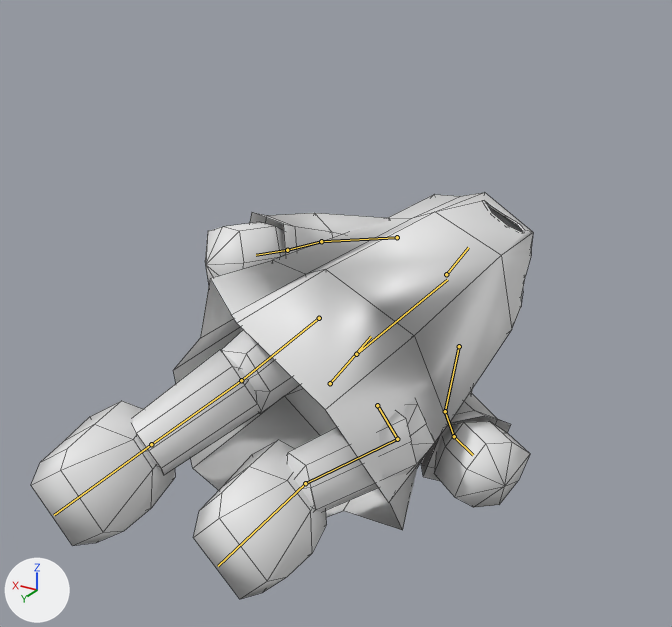
The FBX model Assets/Prefabs/Player/Spook/Player Spook_anims.fbx, before and after one commit.
Both versions are drawn from a 50 mm camera at (-1.092, 1.859, 1.595) aimed at (0.037, -0.023, 0.654). The axes (+X, +Y, +Z) are drawn at lower left. The lights are the same throughout. Both versions are drawn at frame 21 of the action 'SpookyDash_Run'; the numbers are the values there. The bones that bend it are drawn over the model as lines. Mesh edges are drawn as thin lines.

Names of what the first picture shows: 'body_pattern', 'left_arm', 'left_foot_black', 'left_hand_black', 'left_leg_black', 'right_arm', 'right_foot_black', 'right_hand_black', 'right_leg_black'.
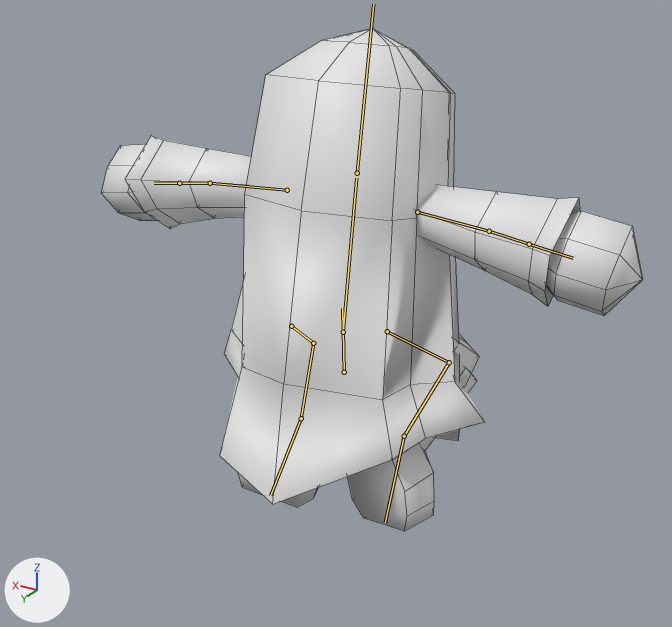
Pixel boxes (x1, y1, x2, y2) of what changed, in the pictures (672 x 627 px):
'body_pattern', posed (26% narrower, 40% taller)
    before: (173, 192, 533, 530)
    after: (220, 29, 485, 504)
'right_foot_black', posed
    before: (31, 401, 175, 545)
    after: (348, 443, 434, 531)
'right_arm', posed
    before: (250, 212, 390, 255)
    after: (415, 185, 580, 306)
'left_foot_black', posed
    before: (193, 440, 327, 599)
    after: (239, 474, 319, 507)
'right_leg_black', posed
    before: (133, 330, 300, 474)
    after: (419, 335, 479, 451)
'right_hand_black', posed
    before: (205, 222, 285, 283)
    after: (546, 211, 643, 316)
'left_arm', posed
    before: (421, 388, 511, 481)
    after: (125, 135, 251, 229)
'left_hand_black', posed
    before: (434, 421, 530, 507)
    after: (101, 144, 157, 221)
'left_leg_black', posed (not visible afterwards)
    before: (286, 400, 435, 512)
bone 'root', root to tip
    before: (330, 383) to (371, 336)
    after: (344, 372) to (342, 308)
bone 'thigh.L', root to tip
    before: (377, 405) to (397, 439)
    after: (291, 326) to (313, 343)
bone 'shin.L', root to tip
    before: (397, 439) to (305, 483)
    after: (313, 343) to (301, 418)
bone 'foot.L', root to tip
    before: (305, 483) to (218, 566)
    after: (301, 418) to (270, 495)
bone 'thigh.R', root to tip
    before: (319, 318) to (241, 380)
    after: (387, 331) to (449, 362)
bone 'shin.R', root to tip
    before: (241, 380) to (151, 444)
    after: (449, 362) to (404, 436)
bone 'foot.R', root to tip
    before: (151, 444) to (54, 515)
    after: (404, 436) to (385, 523)
bone 'chest', root to tip
    before: (356, 354) to (447, 279)
    after: (343, 332) to (356, 178)
bone 'head', root to tip
    before: (446, 274) to (468, 247)
    after: (357, 173) to (373, 4)
bone 'upper_arm.L', root to tip
    before: (459, 346) to (445, 411)
    after: (287, 190) to (210, 183)
bone 'forearm.L', root to tip
    before: (445, 411) to (454, 436)
    after: (210, 183) to (179, 183)
bone 'hand.L', root to tip
    before: (454, 436) to (473, 455)
    after: (179, 183) to (154, 183)
bone 'upper_arm.R', root to tip
    before: (397, 237) to (321, 241)
    after: (417, 212) to (489, 231)
bone 'forearm.R', root to tip
    before: (321, 241) to (287, 250)
    after: (489, 231) to (529, 244)
bone 'hand.R', root to tip
    before: (287, 250) to (256, 255)
    after: (529, 244) to (573, 258)

The change in detail:
Bone 'root' (bone_root) moves from (-0.001, -0.028, 0.065) to (0.0, -0.023, -0.002).
Bone 'root' (bone_root) turns from (-102, -8, 143) to (2, 0, 0) degrees about its own x, y and z.
Bone 'root' (bone_root) is rescaled from (1.0, 1.16, 1.01) to (1.0, 1.0, 1.0).
Bone 'thigh.L' (bone_thigh_l) moves from (-0.006, 0.018, 0.044) to (0.0, 0.0, 0.001).
Bone 'thigh.L' (bone_thigh_l) turns from (-50, -25, 7) to (-57, -31, 17) degrees about its own x, y and z.
Bone 'shin.L' (bone_shin_l) turns from (71, -10, 6) to (94, 23, -20) degrees about its own x, y and z.
Bone 'foot.L' (bone_foot_l) turns from (59, 25, 1) to (37, 12, -4) degrees about its own x, y and z.
Bone 'thigh.R' (bone_thigh_r) moves from (0.006, 0.005, -0.039) to (-0.001, -0.049, -0.004).
Bone 'thigh.R' (bone_thigh_r) turns from (0, -17, 5) to (-56, 31, -16) degrees about its own x, y and z.
Bone 'shin.R' (bone_shin_r) turns from (32, 1, -1) to (93, -23, 20) degrees about its own x, y and z.
Bone 'foot.R' (bone_foot_r) turns from (40, -3, -1) to (37, -12, 4) degrees about its own x, y and z.
Bone 'chest' (bone_chest) moves from (0.001, -0.114, -0.065) to (0.0, -0.025, 0.002).
Bone 'chest' (bone_chest) turns from (-101, -3, 128) to (-9, 0, 0) degrees about its own x, y and z.
Bone 'chest' (bone_chest) is rescaled from (1.0, 1.17, 1.01) to (1.0, 1.0, 1.0).
Bone 'head' (bone_head) moves from (0.014, -0.002, 0.003) to (0.0, 0.0, 0.0).
Bone 'head' (bone_head) turns from (31, 11, 7) to (-1, 0, 0) degrees about its own x, y and z.
Bone 'upper_arm.L' (bone_upper_arm_l) moves from (-0.008, 0.006, 0.016) to (0.0, 0.0, 0.0).
Bone 'upper_arm.L' (bone_upper_arm_l) turns from (-6, 25, 21) to (-89, -105, 55) degrees about its own x, y and z.
Bone 'forearm.L' (bone_forearm_l) turns from (-37, -48, 11) to (4, -9, 14) degrees about its own x, y and z.
Bone 'hand.L' (bone_hand_l) turns from (-15, -15, 3) to (5, 0, 6) degrees about its own x, y and z.
Bone 'upper_arm.R' (bone_upper_arm_r) moves from (0.001, 0.007, -0.012) to (0.0, 0.0, 0.0).
Bone 'upper_arm.R' (bone_upper_arm_r) turns from (27, -36, -35) to (-89, 105, -54) degrees about its own x, y and z.
Bone 'forearm.R' (bone_forearm_r) turns from (-19, 36, -21) to (4, 9, -14) degrees about its own x, y and z.
Bone 'hand.R' (bone_hand_r) turns from (-15, 15, -4) to (5, 0, -6) degrees about its own x, y and z.
